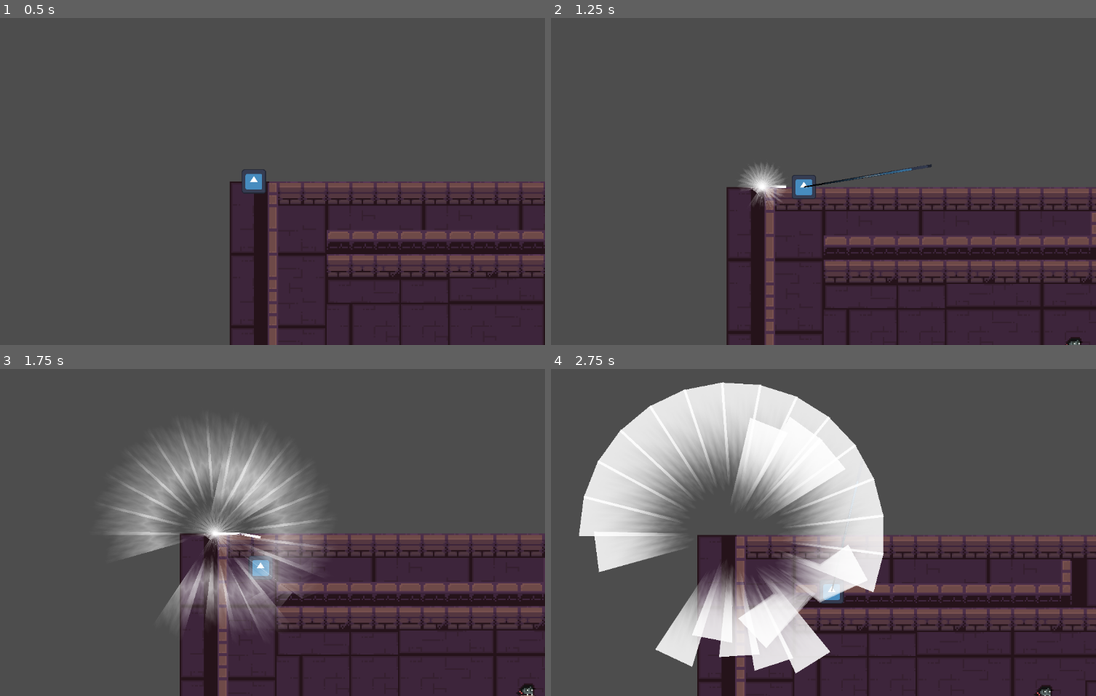
Above: before the commit, frames 1-4 (two rows, left to right).
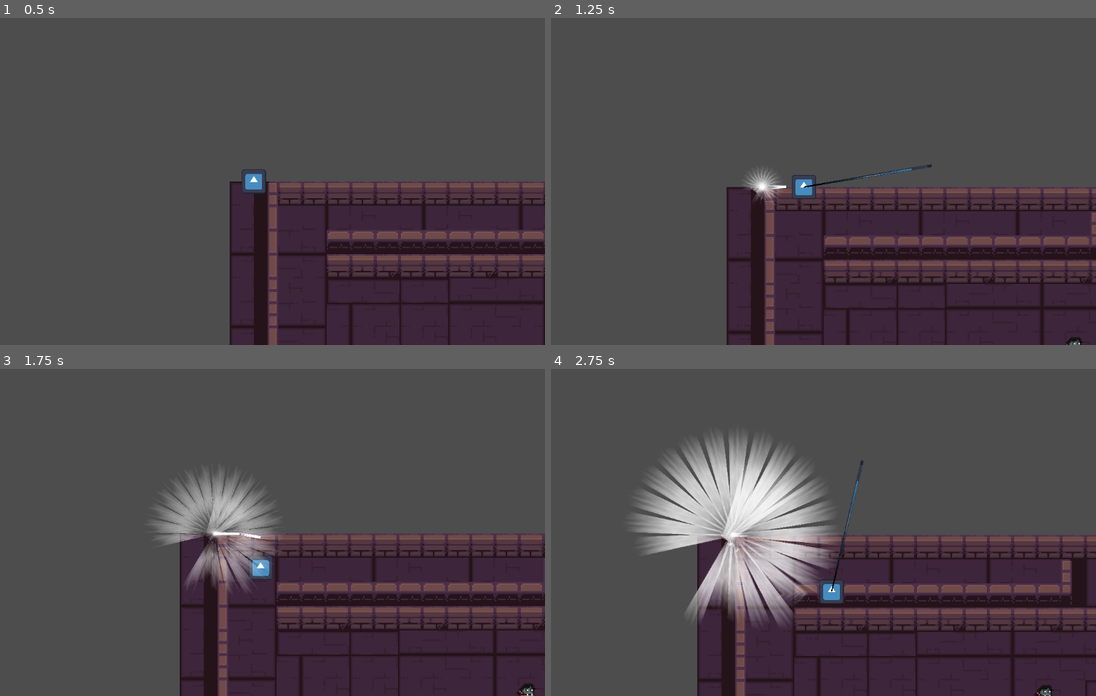
Above: after the commit, the same moments.

Repository: mabanana/winter-jam-2025
Game: Godot game, scene res://levels/level_test.tscn
Two runs of this game, one before a commit and one after it. Both use one fixed random seed, a clock stepped at 60 frames per second and the inputs below. The engine's default icon, where the game draws it, is replaced by a stand-in: a white triangle on a blue panel in a dark square.
Inputs (mouse positions are in pixels of both pictures, inside the frame that each line leads up to):
- Up to frame 1 (0.5 s): no input
- Up to frame 2 (1.25 s): tap Enter at 0.5 s; move the mouse to (932, 165) at 0.52 s; hold Right (right) from 0.53 s (still down); hold Right mouse button (aim) from 0.53 s (still down); click (932, 165) at 0.67 s
- Up to frame 3 (1.75 s): move the mouse to (136, 548) at 1.27 s; release Right (right) at 1.28 s; release Right mouse button (aim) at 1.28 s; hold S (down) from 1.28 s (still down); right-click (136, 548) at 1.35 s
- Up to frame 4 (2.75 s): move the mouse to (861, 460) at 2.02 s; release S (down) at 2.03 s; hold Right (right) from 2.03 s (still down); hold Right mouse button (aim) from 2.03 s (still down)

Frame 1 is identical in both runs. In frame 2, 0.4% of the frame differs, in the area x 34-44%, y 44-58%; in frame 3, 14%; in frame 4, 31%, in the area x 5-62%, y 4-94%.

Commit message:
Adjust animation parameters

Diff:
--- a/PlayerController/Player.tscn
+++ b/PlayerController/Player.tscn
@@ -14,8 +14,8 @@
 [sub_resource type="Gradient" id="Gradient_5i1rd"]
 
 [sub_resource type="Curve" id="Curve_c7efg"]
-_limits = [0.0, 20.0, 0.0, 1.0]
-_data = [Vector2(0, 0.1685394), 0.0, 0.0, 0, 0, Vector2(0.48913044, 0.8988781), 5.3352656, 5.3352656, 0, 0, Vector2(1, 2.6966305), 0.0, 0.0, 0, 0]
+_limits = [0.0, 3.0, 0.0, 1.0]
+_data = [Vector2(0, 0.1685394), 0.0, 0.0, 0, 0, Vector2(0.4836957, 0.70786524), 3.3226326, 3.3226326, 0, 0, Vector2(1, 1.8876405), 0.0, 0.0, 0, 0]
 point_count = 3
 
 [sub_resource type="Gradient" id="Gradient_c7efg"]
--- a/PlayerController/sound_emitter.gd
+++ b/PlayerController/sound_emitter.gd
@@ -51,7 +51,7 @@
 				tween.set_trans(Tween.TRANS_SINE)
 				tween.tween_method(func(progress):
 					line2D.material.set_shader_parameter("progress", progress)
-					, PI/2, PI, sound_emission_duration)
+					, PI/2, 2.8, sound_emission_duration)
 
 				tween.play()
 				get_tree().create_timer(
